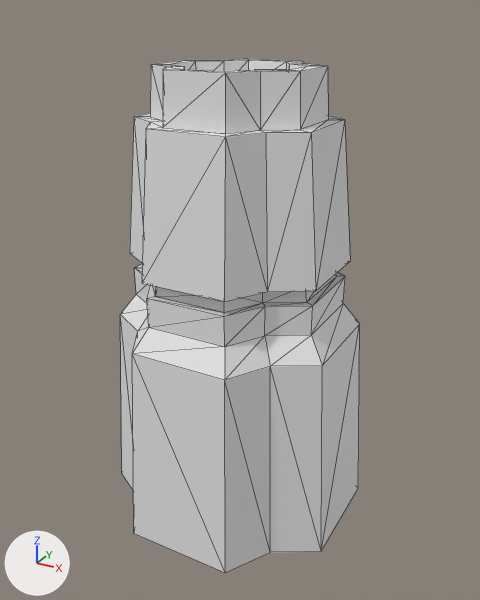
Two versions of the FBX model Assets/HUGO/ASSETS/MODELS/BlockOut/Poteau2.fbx, one commit apart.
Rendered twice from a 50 mm lens placed at (86.23, 23.2, 2.24), pointed at (84.9, 25.61, 1.04). The axes (+X, +Y, +Z) are drawn at lower left. The lights are the same throughout. Mesh edges are drawn as thin lines. Where no turn or scale is listed for an object, it has been applied to the vertices.
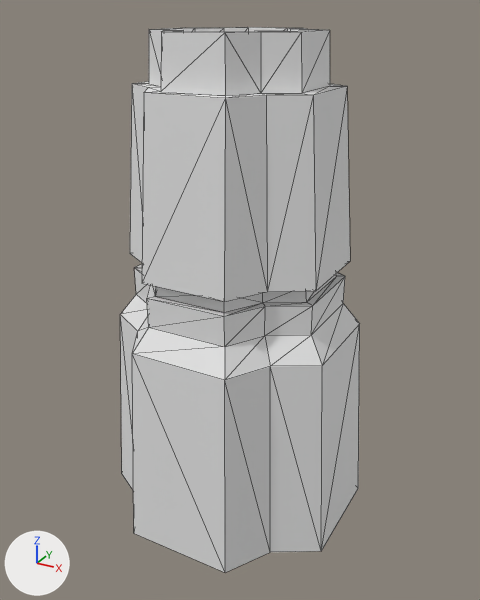
The newer file is also turned or shifted as a whole; pictures and numbers use the older file's frame.

Location of each change, [x1, y1, x2, y2] in pixels of the pictures (480 x 600 px; the box of a moved part takes in the faces that stretch with it):
'Cylinder006', reshaped (6% taller): before [120, 59, 360, 572]; after [120, 27, 360, 572]
part 1 of me_mesh, moved or reshaped: before [130, 59, 350, 302]; after [130, 27, 350, 302]

Diff of the bpy script that builds the scene:
```diff
--- a/Assets/HUGO/ASSETS/MODELS/BlockOut/Poteau2.fbx.py
+++ b/Assets/HUGO/ASSETS/MODELS/BlockOut/Poteau2.fbx.py
@@ me_mesh @@
 me_mesh.from_pydata(...)  # 144 vertices, 274 faces; spans x -0.56..0.56, y -0.56..0.56, z 0.0..2.03
 # used by ob_cylinder006; location = (84.881, 25.627, 0.007)
+# me_mesh part 1: all 60 vertices in x -0.4..0.4, y -0.4..0.4, z 1.83..2.03 are moved by (0.0, 0.0, 0.13)
```
